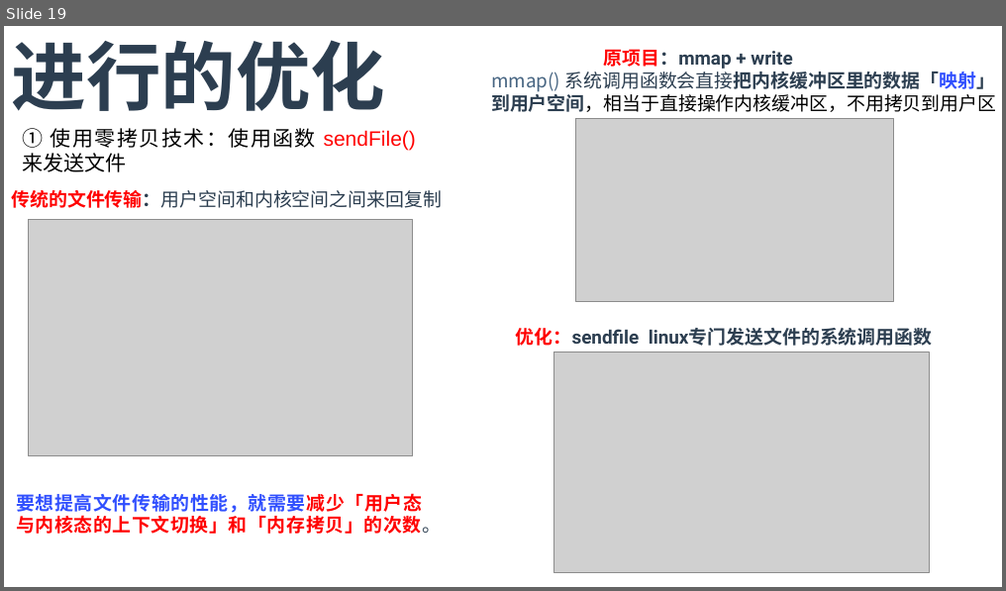
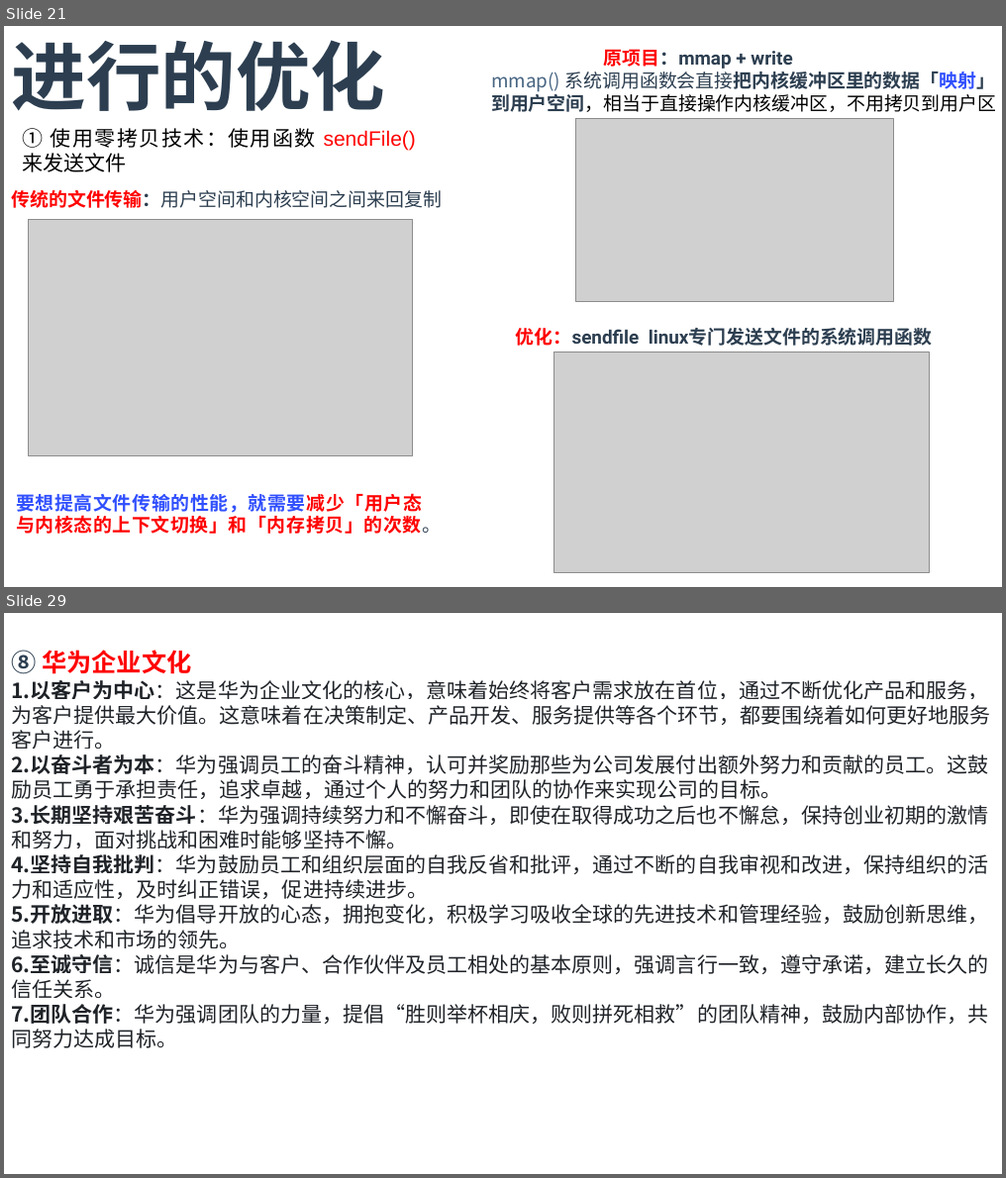
Before and after one commit to T0kisaki-Kurumi/LeetCode, a slide deck: 实习/面试.pptx. Shown one above the other, each under a label of ours: slide 19 before the commit, slides 21 and 29 after it; the slides between them are not shown. The pictures are 1006x591 and 1006x1178 pixels, drawn with LibreOffice and Linux fonts; fonts in the diff are those of the drawing; grey boxes stand for pictures. Boxes give left, top, right and bottom in pixels: in the first picture for what was removed or moved away, otherwise in the second. Text is boxed around its words. In the diff, an @@ line names an element or a change of style, - is before the commit and + after.

```diff
--- a/实习/面试.pptx
+++ b/实习/面试.pptx
@@ slide 29 added at (4, 613, 1002, 1174), background #FFFFFF @@
@@ text added at (11, 650, 990, 1049), 20 pt, text #1F2328 @@
+⑧ 华为企业文化
+1. 以客户为中心：这是华为企业文化的核心，意味着始终将客户需求放在首位，通过不断优化产品和服务，为客户提供最大价值。这意味着在决策制定、产品开发、服务提供等各个环节，都要围绕着如何更好地服务客户进行。
+2. 以奋斗者为本：华为强调员工的奋斗精神，认可并奖励那些为公司发展付出额外努力和贡献的员工。这鼓励员工勇于承担责任，追求卓越，通过个人的努力和团队的协作来实现公司的目标。
+3. 长期坚持艰苦奋斗：华为强调持续努力和不懈奋斗，即使在取得成功之后也不懈怠，保持创业初期的激情和努力，面对挑战和困难时能够坚持不懈。
+4. 坚持自我批判：华为鼓励员工和组织层面的自我反省和批评，通过不断的自我审视和改进，保持组织的活力和适应性，及时纠正错误，促进持续进步。
+5. 开放进取：华为倡导开放的心态，拥抱变化，积极学习吸收全球的先进技术和管理经验，鼓励创新思维，追求技术和市场的领先。
+6. 至诚守信：诚信是华为与客户、合作伙伴及员工相处的基本原则，强调言行一致，遵守承诺，建立长久的信任关系。
+7. 团队合作：华为强调团队的力量，提倡“胜则举杯相庆，败则拼死相救”的团队精神，鼓励内部协作，共同努力达成目标。
@@ what was slide 19 is now slide 21 @@
```
Also in this commit, not shown: 2 slides changed, 10 other slides added, 5 other files.
